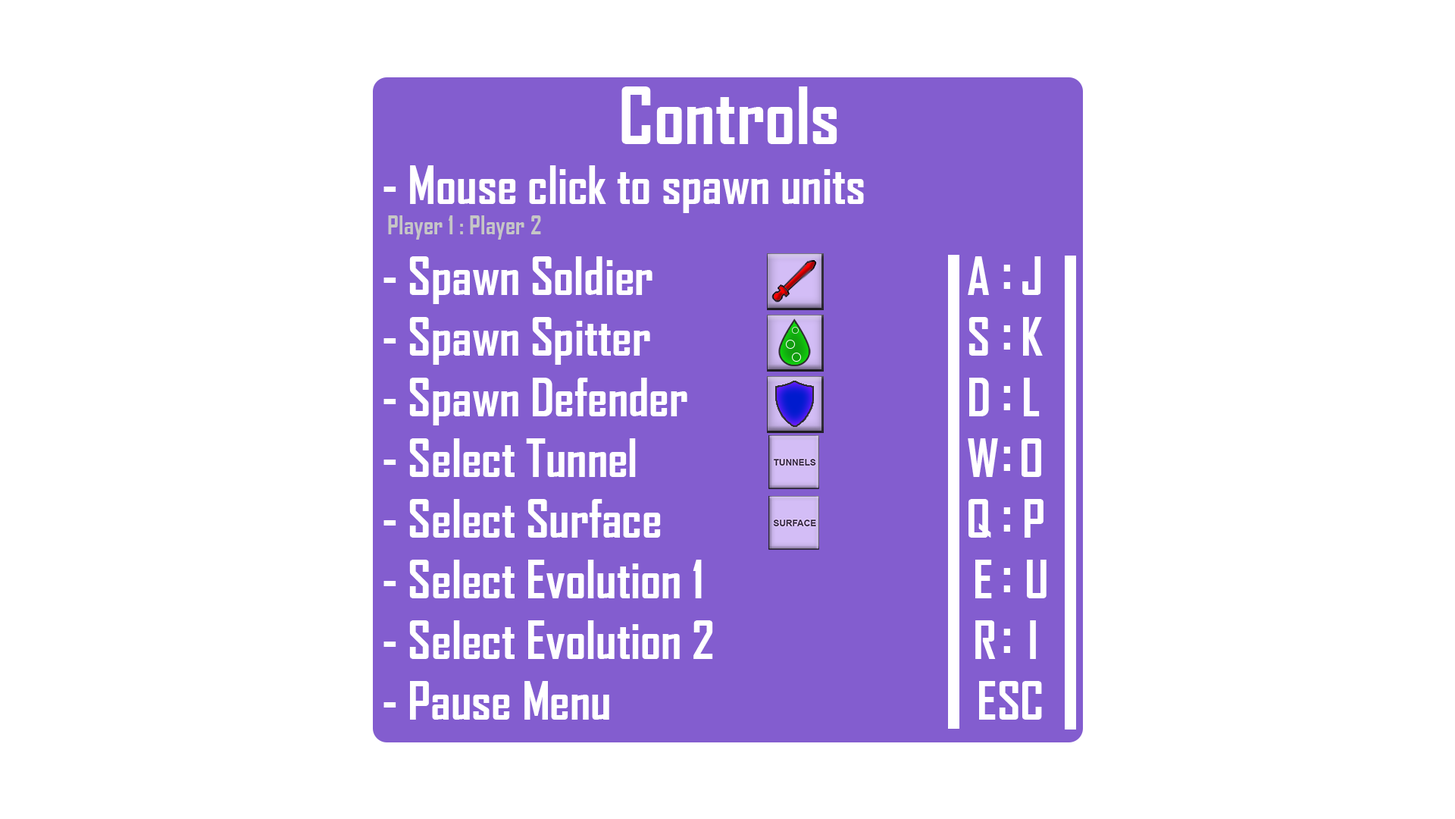
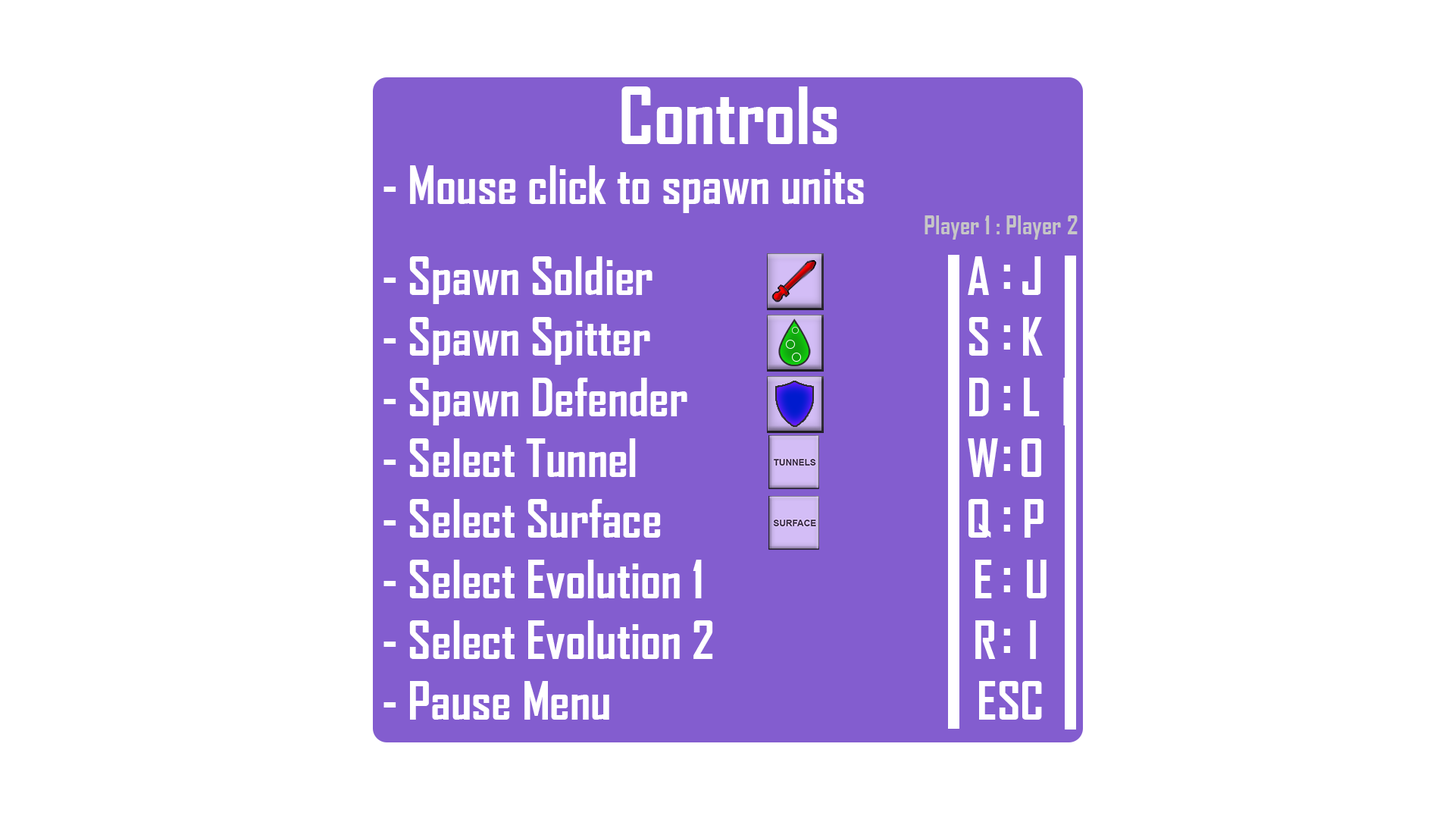
Before/after of a w=1455, h=819 layered artwork. What changed in the layer stack:
removed group "Controls #1" (8 layers) over (388, 86, 1077, 426)
added group "Controls" (1st of 2) with 8 layers above "Rectangle 1" over (388, 86, 1078, 426)
moved "Lines" into group "Controls" over (1063, 377, 1065, 426)
moved "- Mouse click to spawn units Player 1 : Player 2 - Spawn Soldi" into group "Controls", painted on it over (388, 215, 1078, 426)
moved "Controls" (2nd of 2, in "Controls") into group "Controls" over (621, 86, 838, 145)
